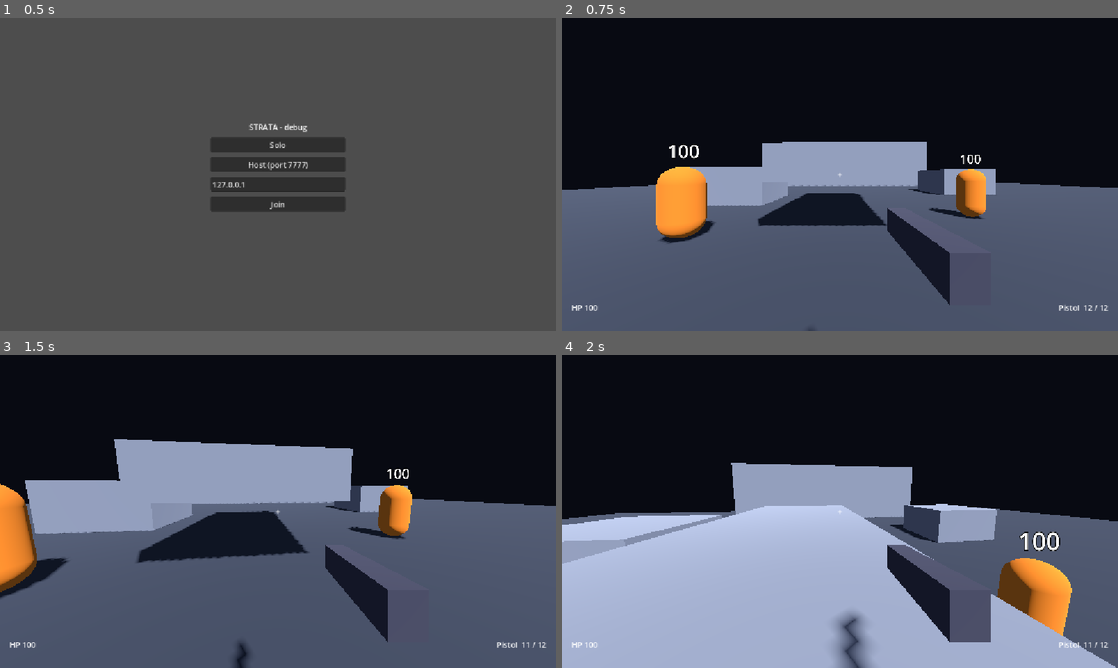
Above: before the commit, frames 1-4 (two rows, left to right).
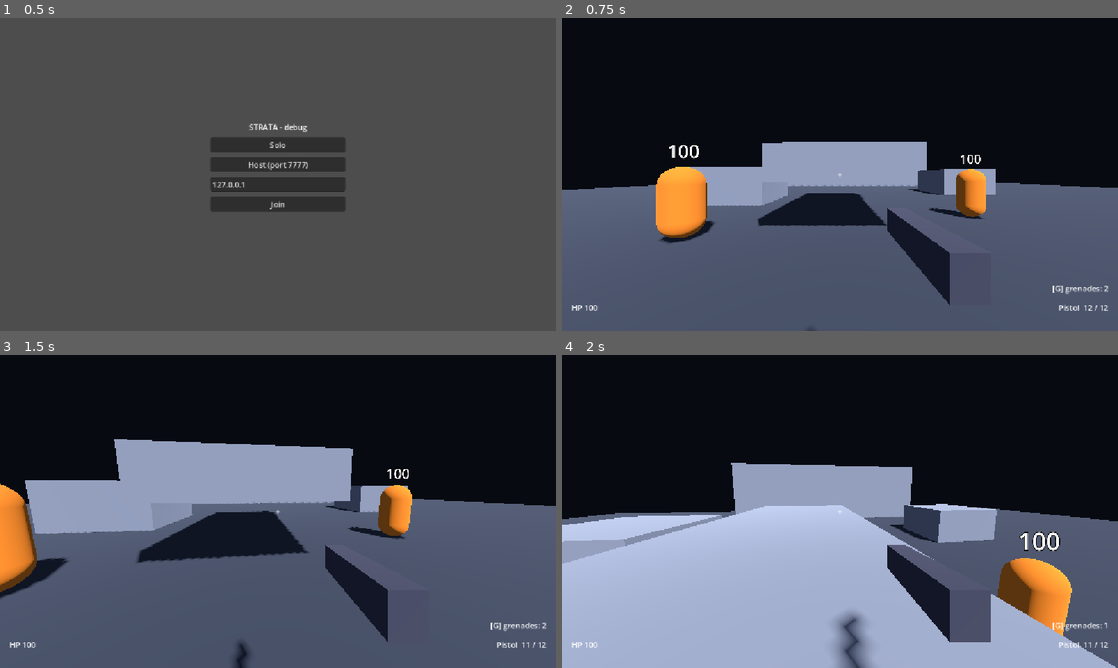
Above: after the commit, the same moments.

Repository: kyaminq-ui/Strata_FPS
Game: Godot game, scene res://game/main.tscn
The game is run twice, just before and just after one commit, with the same random seed, the same clock (stepped at 60 frames per second) and the same inputs.
Inputs (mouse positions are in pixels of both pictures, inside the frame that each line leads up to):
- Up to frame 1 (0.5 s): no input
- Up to frame 2 (0.75 s): click "Solo" at 0.5 s
- Up to frame 3 (1.5 s): tap Enter at 1.25 s; move the mouse to (305, 511) at 1.27 s; press the mouse at (305, 511) at 1.28 s; hold W (move_forward) from 1.28 s (still down)
- Up to frame 4 (2 s): keep holding W (move_forward); tap Space (jump) at 1.52, 1.82 s; tap G (grenade, bound only after the commit) at 1.55 s

Frame 1 is identical in both runs. In frame 2, 0.1% of the frame differs, in the area x 88-99%, y 85-89%; in frame 3, 0.1%; in frame 4, 0.1%.

Commit message:
Gadget: replicated explosive grenade, detonated by fuse or by being shot
Co-Authored-By: Claude Sonnet 5 <noreply@anthropic.com>

Diff:
--- /dev/null
+++ b/game/multiplayer/grenade_spawner.gd
@@ -0,0 +1,66 @@
+class_name GrenadeSpawner
+extends MultiplayerSpawner
+## Instancie les grenades (host) et les réplique aux clients. Trouvé par le groupe
+## « grenade_spawner » : la logique de lancer n'a pas besoin de connaître l'arène.
+## Gère aussi l'effet visuel d'explosion (cosmétique, joué sur tous les peers).
+
+const GRENADE_SCENE := preload("res://game/weapons/grenade.tscn")
+const FX_DURATION := 0.35
+const FX_START_SCALE := 0.3
+
+var _next_id := 0
+
+
+func _ready() -> void:
+	add_to_group("grenade_spawner")
+	spawn_function = _create_grenade
+
+
+## Host uniquement.
+func throw(position: Vector3, velocity: Vector3, thrower_id: int) -> void:
+	if not multiplayer.is_server():
+		return
+	_next_id += 1
+	spawn({"id": _next_id, "position": position, "velocity": velocity, "thrower_id": thrower_id})
+
+
+func _create_grenade(data: Dictionary) -> Node:
+	var grenade: Grenade = GRENADE_SCENE.instantiate()
+	grenade.name = "Grenade%d" % data.id
+	grenade.position = data.position
+	grenade.initial_velocity = data.velocity
+	grenade.thrower_id = data.thrower_id
+	return grenade
+
+
+## Host : joue l'effet ici et le fait jouer chez les clients.
+func explosion_fx(position: Vector3, radius: float) -> void:
+	_play_fx(position, radius)
+	if not multiplayer.get_peers().is_empty():
+		show_explosion.rpc(position, radius)
+
+
+@rpc("any_peer", "call_remote", "reliable")
+func show_explosion(position: Vector3, radius: float) -> void:
+	if multiplayer.get_remote_sender_id() == 1:
+		_play_fx(position, radius)
+
+
+func _play_fx(position: Vector3, radius: float) -> void:
+	var material := StandardMaterial3D.new()
+	material.shading_mode = BaseMaterial3D.SHADING_MODE_UNSHADED
+	material.transparency = BaseMaterial3D.TRANSPARENCY_ALPHA
+	material.albedo_color = Color(1.0, 0.6, 0.15, 0.7)
+	var mesh := SphereMesh.new()
+	mesh.radius = 1.0
+	mesh.height = 2.0
+	var fx := MeshInstance3D.new()
+	fx.mesh = mesh
+	fx.material_override = material
+	get_parent().add_child(fx)
+	fx.global_position = position
+	fx.scale = Vector3.ONE * FX_START_SCALE
+	var tween := fx.create_tween().set_parallel()
+	tween.tween_property(fx, "scale", Vector3.ONE * radius, FX_DURATION)
+	tween.tween_property(material, "albedo_color:a", 0.0, FX_DURATION)
+	tween.chain().tween_callback(fx.queue_free)
--- a/game/player/player.gd
+++ b/game/player/player.gd
@@ -34,6 +34,7 @@
 @onready var crouch: PlayerCrouch = $Crouch
 @onready var weapon: WeaponController = $Weapon
 @onready var melee: MeleeController = $Melee
+@onready var grenades: GrenadeThrower = $Grenades
 @onready var health: HealthComponent = $Health
 @onready var life: PlayerLife = $Life
 @onready var reviver: PlayerReviver = $Reviver
--- a/game/player/player.tscn
+++ b/game/player/player.tscn
@@ -17,6 +17,8 @@
 [ext_resource type="Script" path="res://game/weapons/weapon_data.gd" id="15"]
 [ext_resource type="Script" path="res://game/weapons/melee_controller.gd" id="16"]
 [ext_resource type="Resource" path="res://game/weapons/default_melee.tres" id="17"]
+[ext_resource type="Script" path="res://game/weapons/grenade_thrower.gd" id="18"]
+[ext_resource type="Resource" path="res://game/weapons/default_grenade.tres" id="19"]
 
 [sub_resource type="CapsuleShape3D" id="shape"]
 radius = 0.4
@@ -155,6 +157,10 @@
 script = ExtResource("16")
 config = ExtResource("17")
 
+[node name="Grenades" type="Node" parent="."]
+script = ExtResource("18")
+config = ExtResource("19")
+
 [node name="Health" type="Node" parent="."]
 script = ExtResource("13")
 
--- a/game/ui/player_hud.gd
+++ b/game/ui/player_hud.gd
@@ -6,6 +6,7 @@
 @onready var _hit_marker: Label = %HitMarker
 @onready var _health: Label = %Health
 @onready var _status: Label = %Status
+@onready var _grenades: Label = %Grenades
 
 var _player: Player
 var _weapon_name := ""
@@ -21,6 +22,8 @@
 	_weapon_name = weapon.data.display_name
 	weapon.hit_confirmed.connect(_on_hit_confirmed)
 	player.melee.hit_confirmed.connect(_on_hit_confirmed)
+	player.grenades.count_changed.connect(_on_grenades_changed)
+	_on_grenades_changed(player.grenades.count)
 	_on_ammo_changed(weapon.ammo, weapon.data.magazine_size)
 
 
@@ -39,6 +42,10 @@
 		_status.text = ""
 
 
+func _on_grenades_changed(count: int) -> void:
+	_grenades.text = "[G] grenades: %d" % count
+
+
 func _on_ammo_changed(current: int, magazine: int) -> void:
 	_ammo.text = "%s  %d / %d" % [_weapon_name, current, magazine]
 
--- a/game/ui/player_hud.tscn
+++ b/game/ui/player_hud.tscn
@@ -78,3 +78,20 @@
 grow_horizontal = 2
 grow_vertical = 0
 horizontal_alignment = 1
+
+[node name="Grenades" type="Label" parent="Root"]
+unique_name_in_owner = true
+layout_mode = 1
+anchors_preset = 3
+anchor_left = 1.0
+anchor_top = 1.0
+anchor_right = 1.0
+anchor_bottom = 1.0
+offset_left = -260.0
+offset_top = -100.0
+offset_right = -20.0
+offset_bottom = -60.0
+grow_horizontal = 0
+grow_vertical = 0
+text = "[G] grenades: 2"
+horizontal_alignment = 2
--- /dev/null
+++ b/game/weapons/default_grenade.tres
@@ -0,0 +1,6 @@
+[gd_resource type="Resource" script_class="GrenadeConfig" load_steps=2 format=3]
+
+[ext_resource type="Script" path="res://game/weapons/grenade_config.gd" id="1"]
+
+[resource]
+script = ExtResource("1")
--- /dev/null
+++ b/game/weapons/grenade.gd
@@ -0,0 +1,96 @@
+class_name Grenade
+extends RigidBody3D
+## Grenade explosive. SIMULÉE PAR LE HOST uniquement (rebonds, mèche, explosion) ; les autres
+## peers reçoivent net_position (MultiplayerSynchronizer, autorité host) et l'interpolent.
+## Elle a un HealthComponent : n'importe quel tir qui la touche la détruit -> explosion.
+## Les explosions à portée déclenchent celles des autres grenades (réaction en chaîne).
+
+const WORLD_MASK := 1
+const PLAYER_MASK := 2
+const ENEMY_MASK := 4
+const GRENADE_MASK := 8
+const TARGET_HEIGHT := 0.9
+const REMOTE_SMOOTHING := 25.0
+const BLINK_START := 0.8  # s avant l'explosion (host seulement)
+const BLINK_RATE := 12.0
+const SAFE_COLOR := Color(0.2, 0.9, 0.3)
+const ALERT_COLOR := Color(1.0, 0.2, 0.1)
+
+@export var config: GrenadeConfig
+
+var initial_velocity := Vector3.ZERO  # renseigné par GrenadeSpawner (tous les peers)
+var thrower_id := 0
+var net_position := Vector3.ZERO
+
+var _fuse_left := 0.0
+var _exploded := false
+var _material := StandardMaterial3D.new()
+
+@onready var _health: HealthComponent = $Health
+@onready var _mesh: MeshInstance3D = $Mesh
+
+
+func _ready() -> void:
+	_material.albedo_color = SAFE_COLOR
+	_mesh.material_override = _material
+	net_position = global_position
+	if multiplayer.is_server():
+		_fuse_left = config.fuse_time
+		var surface := PhysicsMaterial.new()
+		surface.bounce = config.bounce
+		surface.friction = 0.6
+		physics_material_override = surface
+		linear_velocity = initial_velocity
+		_health.died.connect(func(_by_peer: int) -> void: _explode())
+	else:
+		freeze = true  # les clients ne simulent pas : position répliquée
+
+
+func _physics_process(delta: float) -> void:
+	if not multiplayer.is_server():
+		return
+	net_position = global_position
+	_fuse_left -= delta
+	if _fuse_left <= 0.0:
+		_explode()
+
+
+func _process(delta: float) -> void:
+	if not multiplayer.is_server():
+		global_position = global_position.lerp(net_position, 1.0 - exp(-REMOTE_SMOOTHING * delta))
+	elif _fuse_left < BLINK_START:
+		var on := int(_fuse_left * BLINK_RATE) % 2 == 0
+		_material.albedo_color = ALERT_COLOR if on else SAFE_COLOR
+
+
+func _explode() -> void:
+	if _exploded:
+		return
+	_exploded = true
+	var center := global_position
+	var space := get_world_3d().direct_space_state
+	var sphere := SphereShape3D.new()
+	sphere.radius = config.blast_radius
+	var query := PhysicsShapeQueryParameters3D.new()
+	query.shape = sphere
+	query.transform = Transform3D(Basis.IDENTITY, center)
+	query.collision_mask = PLAYER_MASK | ENEMY_MASK | GRENADE_MASK
+	for result in space.intersect_shape(query, 32):
+		var body := result.collider as Node3D
+		if body == null or body == self:
+			continue
+		var health := body.get_node_or_null("Health") as HealthComponent
+		if health == null:
+			continue
+		var target := body.global_position + Vector3.UP * TARGET_HEIGHT
+		if not space.intersect_ray(PhysicsRayQueryParameters3D.create(center, target, WORLD_MASK)).is_empty():
+			continue  # à couvert
+		var damage := config.damage * (1.0 - clampf(center.distance_to(target) / config.blast_radius, 0.0, 1.0))
+		if body is Player:
+			damage *= config.player_damage_multiplier
+		if damage > 0.0:
+			health.take_damage(damage, thrower_id)
+	var spawner := get_tree().get_first_node_in_group("grenade_spawner") as GrenadeSpawner
+	if spawner:
+		spawner.explosion_fx(center, config.blast_radius)
+	queue_free()
--- /dev/null
+++ b/game/weapons/grenade.tscn
@@ -0,0 +1,37 @@
+[gd_scene load_steps=8 format=3]
+
+[ext_resource type="Script" path="res://game/weapons/grenade.gd" id="1"]
+[ext_resource type="Resource" path="res://game/weapons/default_grenade.tres" id="2"]
+[ext_resource type="Script" path="res://game/components/health_component.gd" id="3"]
+
+[sub_resource type="SphereShape3D" id="shape"]
+radius = 0.25
+
+[sub_resource type="SphereMesh" id="mesh"]
+radius = 0.2
+height = 0.4
+
+[sub_resource type="SceneReplicationConfig" id="replication"]
+properties/0/path = NodePath(".:net_position")
+properties/0/spawn = true
+properties/0/replication_mode = 1
+
+[node name="Grenade" type="RigidBody3D"]
+collision_layer = 8
+collision_mask = 1
+mass = 0.5
+script = ExtResource("1")
+config = ExtResource("2")
+
+[node name="CollisionShape3D" type="CollisionShape3D" parent="."]
+shape = SubResource("shape")
+
+[node name="Mesh" type="MeshInstance3D" parent="."]
+mesh = SubResource("mesh")
+
+[node name="Health" type="Node" parent="."]
+script = ExtResource("3")
+max_health = 1.0
+
+[node name="Sync" type="MultiplayerSynchronizer" parent="."]
+replication_config = SubResource("replication")
--- /dev/null
+++ b/game/weapons/grenade_config.gd
@@ -0,0 +1,18 @@
+class_name GrenadeConfig
+extends Resource
+## Métriques de la grenade explosive. Source unique : default_grenade.tres.
+## Elle explose à la fin de la mèche OU dès qu'elle est touchée par un tir (elle a des PV).
+
+@export_group("Lancer")
+@export var throw_speed: float = 14.0
+@export var throw_lift: float = 3.0
+@export var throw_cooldown: float = 0.7
+@export var max_carried: int = 2
+@export var recharge_time: float = 6.0
+@export_group("Grenade")
+@export var fuse_time: float = 2.5
+@export var bounce: float = 0.35
+@export_group("Explosion")
+@export var blast_radius: float = 5.0
+@export var damage: float = 90.0  # au centre, décroît linéairement jusqu'au bord
+@export_range(0.0, 1.0) var player_damage_multiplier: float = 0.5  # tir ami / dégâts sur soi
--- /dev/null
+++ b/game/weapons/grenade_thrower.gd
@@ -0,0 +1,78 @@
+class_name GrenadeThrower
+extends Node
+## Lancer de grenades d'un joueur. Le propriétaire gère le stock (recharge lente) et demande
+## le lancer au HOST, qui valide (tireur, cadence, origine) et fait apparaître la grenade
+## via GrenadeSpawner ; la grenade est ensuite simulée par le host et répliquée.
+
+signal count_changed(count: int)
+
+const HEAD_HEIGHT := 1.6
+const SPAWN_FORWARD_OFFSET := 0.6
+const SERVER_ORIGIN_TOLERANCE := 5.0
+const SERVER_RATE_TOLERANCE := 0.8
+
+@export var config: GrenadeConfig
+
+var count := 0
+
+var _cooldown_left := 0.0
+var _recharge_left := 0.0
+var _server_last_msec := -100000
+
+@onready var _player: Player = get_parent()
+
+
+func _ready() -> void:
+	count = config.max_carried
+
+
+func _physics_process(delta: float) -> void:
+	if not _player.is_multiplayer_authority():
+		return
+	_cooldown_left = maxf(_cooldown_left - delta, 0.0)
+	if count < config.max_carried:
+		_recharge_left -= delta
+		if _recharge_left <= 0.0:
+			count += 1
+			_recharge_left = config.recharge_time
+			count_changed.emit(count)
+	if _player.can_act() and count > 0 and _cooldown_left <= 0.0 and Input.is_action_just_pressed("grenade"):
+		_throw()
+
+
+func _throw() -> void:
+	if count == config.max_carried:
+		_recharge_left = config.recharge_time
+	count -= 1
+	_cooldown_left = config.throw_cooldown
+	count_changed.emit(count)
+	var camera := _player.camera
+	var origin := camera.global_position
+	var direction := -camera.global_basis.z
+	if multiplayer.is_server():
+		_server_throw(multiplayer.get_unique_id(), origin, direction)
+	else:
+		server_throw.rpc_id(1, origin, direction)
+
+
+@rpc("any_peer", "call_remote", "reliable")
+func server_throw(origin: Vector3, direction: Vector3) -> void:
+	if multiplayer.is_server():
+		_server_throw(multiplayer.get_remote_sender_id(), origin, direction)
+
+
+func _server_throw(thrower_id: int, origin: Vector3, direction: Vector3) -> void:
+	if thrower_id != _player.get_multiplayer_authority() or direction.is_zero_approx():
+		return
+	var now := Time.get_ticks_msec()
+	if now - _server_last_msec < config.throw_cooldown * 1000.0 * SERVER_RATE_TOLERANCE:
+		return
+	if origin.distance_to(_player.net_position + Vector3.UP * HEAD_HEIGHT) > SERVER_ORIGIN_TOLERANCE:
+		return
+	var spawner := get_tree().get_first_node_in_group("grenade_spawner") as GrenadeSpawner
+	if spawner == null:
+		return
+	_server_last_msec = now
+	direction = direction.normalized()
+	var velocity := direction * config.throw_speed + Vector3.UP * config.throw_lift
+	spawner.throw(origin + direction * SPAWN_FORWARD_OFFSET, velocity, thrower_id)
--- a/game/weapons/weapon_controller.gd
+++ b/game/weapons/weapon_controller.gd
@@ -11,7 +11,7 @@
 signal reload_started
 signal hit_confirmed(killed: bool)
 
-const HIT_MASK := 1 | 4  # monde (couche 1) + ennemis (couche 3)
+const HIT_MASK := 1 | 4 | 8  # monde (couche 1) + ennemis (couche 3) + projectiles (couche 4)
 const HEAD_HEIGHT := 1.6
 const SERVER_ORIGIN_TOLERANCE := 5.0  # m : couvre latence + dash
 const SERVER_RATE_TOLERANCE := 0.8  # tolère un peu de gigue sur la cadence
--- a/game/world/arena_graybox.tscn
+++ b/game/world/arena_graybox.tscn
@@ -1,8 +1,9 @@
-[gd_scene load_steps=18 format=3]
+[gd_scene load_steps=19 format=3]
 
 [ext_resource type="Script" path="res://game/multiplayer/player_spawner.gd" id="1"]
 [ext_resource type="PackedScene" path="res://game/world/training_dummy.tscn" id="2"]
 [ext_resource type="PackedScene" path="res://game/world/damage_zone.tscn" id="3"]
+[ext_resource type="Script" path="res://game/multiplayer/grenade_spawner.gd" id="4"]
 
 [sub_resource type="Environment" id="env"]
 background_mode = 1
@@ -142,6 +143,12 @@
 
 [node name="Players" type="Node3D" parent="."]
 
+[node name="Grenades" type="Node3D" parent="."]
+
+[node name="GrenadeSpawner" type="MultiplayerSpawner" parent="."]
+spawn_path = NodePath("../Grenades")
+script = ExtResource("4")
+
 [node name="PlayerSpawner" type="MultiplayerSpawner" parent="."]
 spawn_path = NodePath("../Players")
 script = ExtResource("1")
--- a/project.godot
+++ b/project.godot
@@ -99,6 +99,11 @@
 "events": [Object(InputEventKey,"resource_local_to_scene":false,"resource_name":"","device":-1,"window_id":0,"alt_press …(191 unchanged characters)…
 }
 
+grenade={
+"deadzone": 0.2,
+"events": [Object(InputEventKey,"resource_local_to_scene":false,"resource_name":"","device":-1,"window_id":0,"alt_pressed":false,"shift_pressed":false,"ctrl_pressed":false,"meta_pressed":false,"pressed":false,"keycode":0,"physical_keycode":71,"key_label":0,"unicode":0,"location":0,"echo":false,"script":null)]
+}
+
 [physics]
 
 3d/physics_engine="Jolt Physics"
--- /dev/null
+++ b/tests/net_probe_grenade.gd
@@ -0,0 +1,81 @@
+extends SceneTree
+## Sonde de test réseau (headless) pour les grenades. Deux modes :
+##  --mode=throw : le client lance une grenade au sol (le host tirera dessus) ;
+##  --mode=shoot : le client attend une grenade du host, puis tire dessus au pistolet.
+## Affiche ce que le client voit : grenade répliquée, déplacement, disparition, hit confirmé.
+## Usage : godot --headless --path . -s tests/net_probe_grenade.gd -- --join=127.0.0.1 --mode=throw
+
+const SETTLE_SECONDS := 2.0
+const SHOOT_DELAY := 1.2  # après avoir vu la grenade (mode shoot)
+const LIFETIME := 9.0
+const THROW_PITCH := -1.0  # rad, vers le sol
+
+var _mode := "throw"
+var _elapsed := 0.0
+var _throw_time := -1.0
+var _first_seen := -1.0
+var _gone_at := -1.0
+var _first_position := Vector3.ZERO
+var _last_position := Vector3.ZERO
+var _hits := 0
+var _shot := false
+var _bound := false
+var _count_after_throw := -1
+var _main: Node
+
+
+func _initialize() -> void:
+	for arg in OS.get_cmdline_user_args():
+		if arg.begins_with("--mode="):
+			_mode = arg.trim_prefix("--mode=")
+	_main = load("res://game/main.tscn").instantiate()
+	root.add_child(_main)
+
+
+func _process(delta: float) -> bool:
+	_elapsed += delta
+	var players := _main.get_node_or_null("ArenaGraybox/Players")
+	var container := _main.get_node_or_null("ArenaGraybox/Grenades")
+	if players == null or container == null or _elapsed < SETTLE_SECONDS:
+		return false
+	var me := players.get_node_or_null(str(root.multiplayer.get_unique_id())) as Player
+	if me == null:
+		return false
+	if not _bound:
+		me.weapon.hit_confirmed.connect(func(_killed: bool) -> void: _hits += 1)
+		_bound = true
+	Input.action_release("grenade")
+	Input.action_release("fire")
+
+	if _mode == "throw" and _throw_time < 0.0:
+		me.get_node("Head").rotation.x = THROW_PITCH
+		Input.action_press("grenade")
+		_throw_time = _elapsed
+	if _mode == "throw" and _throw_time > 0.0 and _count_after_throw < 0 and _elapsed > _throw_time + 0.2:
+		_count_after_throw = me.grenades.count
+
+	if container.get_child_count() > 0:
+		var grenade := container.get_child(0) as Node3D
+		if _first_seen < 0.0:
+			_first_seen = _elapsed
+			_first_position = grenade.global_position
+		_last_position = grenade.global_position
+		if _mode == "shoot" and not _shot and _elapsed >= _first_seen + SHOOT_DELAY:
+			_aim_and_fire(me, grenade)
+	elif _first_seen >= 0.0 and _gone_at < 0.0:
+		_gone_at = _elapsed
+
+	if _elapsed > LIFETIME:
+		print("[grenade probe] mode=", _mode, " vue=", _first_seen >= 0.0, " deplacement=", snappedf(_first_position.distance_to(_last_position), 0.1),
+			" duree_de_vie=", snappedf(_gone_at - _first_seen, 0.01) if _gone_at >= 0.0 else -1.0,
+			" hits_confirmes=", _hits, " stock_apres_lancer=", _count_after_throw)
+		quit()
+	return false
+
+
+func _aim_and_fire(me: Player, grenade: Node3D) -> void:
+	var to_grenade := grenade.global_position - me.camera.global_position
+	me.rotation.y = atan2(-to_grenade.x, -to_grenade.z)
+	me.get_node("Head").rotation.x = atan2(to_grenade.y, Vector2(to_grenade.x, to_grenade.z).length())
+	Input.action_press("fire")
+	_shot = true
Not shown, added: game/multiplayer/grenade_spawner.gd.uid
Not shown: 1 places in game/player/player.tscn that only renumber resources
Not shown, added: game/weapons/grenade.gd.uid
Not shown, added: game/weapons/grenade_config.gd.uid
Not shown, added: game/weapons/grenade_thrower.gd.uid
Not shown, added: tests/net_probe_grenade.gd.uid
Not shown, changed: docs/ARCHITECTURE.md
Not shown, changed: docs/DECISIONS.md
Not shown, changed: docs/MOVEMENT_METRICS.md
Not shown, changed: docs/NETWORK.md
Not shown, changed: docs/TASKS.md
